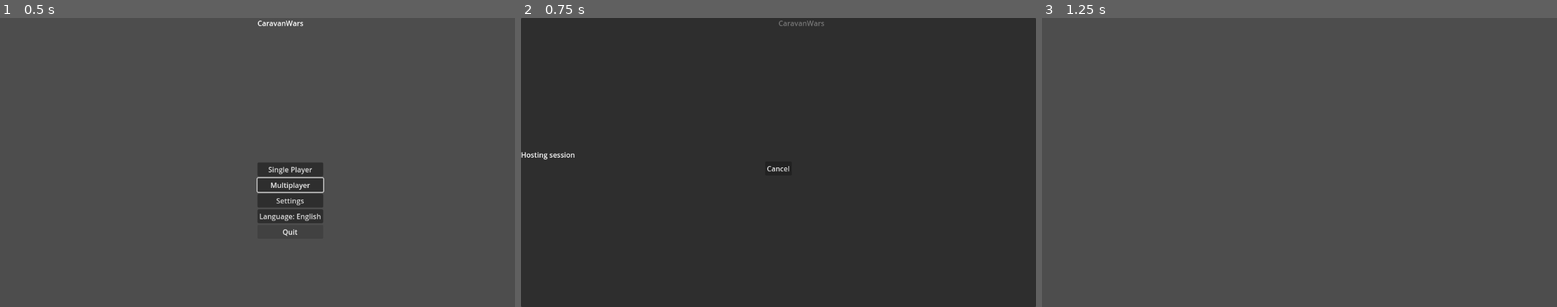
Above: before the commit, frames 1-3 (left to right).
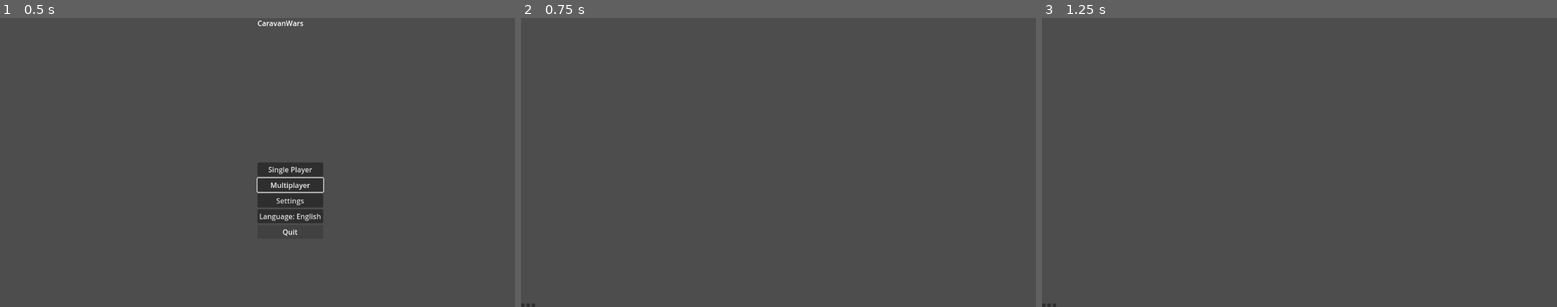
Above: after the commit, the same moments.

Repository: sepa79/CaravanWars
Game: Godot game, scene res://scenes/Main.tscn
The game is run twice, just before and just after one commit, with the same random seed, the same clock (stepped at 60 frames per second) and the same inputs.
Inputs:
- Up to frame 1 (0.5 s): no input
- Up to frame 2 (0.75 s): click "Single Player" at 0.5 s
- Up to frame 3 (1.25 s): no input

Frame 1 is identical in both runs. In frame 2, 100% of the frame differs, in the area x 0-100%, y 0-100%; in frame 3, less than 0.1%.
Error after the commit: Parse Error: Cannot infer the type of "pts" variable because the value doesn't have a set type. (res://ui/MapSetupScreen.gd:18)

Commit message:
feat: scaffold map setup screen

Diff:
--- a/game/autoload/Net.gd
+++ b/game/autoload/Net.gd
@@ -13,6 +13,7 @@
 var state: String = STATE_MENU
 var last_action: Callable = func() -> void: pass
 var fail_reason: String = ""
+var run_mode: String = ""
 
 func _log(msg: String) -> void:
     print("[Net] %s" % msg)
--- a/game/i18n/en.cfg
+++ b/game/i18n/en.cfg
@@ -33,6 +33,10 @@
 roles.observer="Observer"
 roles.admin="Admin"
 
+setup.title="Map Setup"
+setup.generate="Generate"
+setup.start="Start"
+
 errors.timeout="Connection timeout"
 errors.invalid_address="Invalid address"
 errors.version_mismatch="Version mismatch"
--- a/game/i18n/pl.cfg
+++ b/game/i18n/pl.cfg
@@ -33,6 +33,10 @@
 roles.observer="Obserwator"
 roles.admin="Administrator"
 
+setup.title="Ustawienia mapy"
+setup.generate="Generuj"
+setup.start="Start"
+
 errors.timeout="Przekroczono czas oczekiwania"
 errors.invalid_address="Nieprawidłowy adres"
 errors.version_mismatch="Niezgodność wersji"
--- a/game/scenes/StartMenu.gd
+++ b/game/scenes/StartMenu.gd
@@ -36,7 +36,8 @@
 
 func _on_single_player_pressed() -> void:
     _log("single player pressed")
-    Net.start_singleplayer()
+    Net.run_mode = "single"
+    App.goto_scene("res://ui/MapSetupScreen.tscn")
 
 func _on_multiplayer_pressed() -> void:
     _log("multiplayer pressed")
@@ -59,7 +60,8 @@
 
 func _on_host_pressed() -> void:
     _log("host pressed")
-    Net.start_host()
+    Net.run_mode = "host"
+    App.goto_scene("res://ui/MapSetupScreen.tscn")
 
 func _on_join_pressed() -> void:
     _log("join pressed")
--- /dev/null
+++ b/game/ui/MapSetupScreen.gd
@@ -0,0 +1,85 @@
+extends Control
+
+const MapGeneratorModule = preload("res://map/MapGenerator.gd")
+const CityPlacerModule = preload("res://map/CityPlacer.gd")
+
+class MapView:
+    extends Control
+    var map_data: Dictionary = {}
+    func set_map_data(data: Dictionary) -> void:
+        map_data = data
+        queue_redraw()
+    func _draw() -> void:
+        if map_data.is_empty():
+            return
+        var scale := min(size.x / CityPlacerModule.WIDTH, size.y / CityPlacerModule.HEIGHT)
+        var roads: Dictionary = map_data.get("roads", {})
+        for edge in roads.get("edges", {}).values():
+            var pts := edge.polyline
+            for i in range(pts.size() - 1):
+                draw_line(pts[i] * scale, pts[i + 1] * scale, Color.WHITE, 1.0)
+        for river in map_data.get("rivers", []):
+            for i in range(river.size() - 1):
+                draw_line(river[i] * scale, river[i + 1] * scale, Color.BLUE, 1.0)
+        for city in map_data.get("cities", []):
+            draw_circle(city * scale, 2.0, Color.RED)
+
+@onready var title_label: Label = $VBox/Title
+@onready var map_view: MapView = $VBox/MapView
+@onready var generate_button: Button = $VBox/Buttons/Generate
+@onready var start_button: Button = $VBox/Buttons/Start
+@onready var back_button: Button = $VBox/Buttons/Back
+@onready var main_ui: VBoxContainer = $VBox
+@onready var connecting_ui: Control = preload("res://scenes/Connecting.tscn").instantiate()
+
+var current_map: Dictionary = {}
+var previous_state: String = Net.state
+
+func _ready() -> void:
+    I18N.language_changed.connect(_update_texts)
+    Net.state_changed.connect(_on_net_state_changed)
+    add_child(connecting_ui)
+    generate_button.pressed.connect(_on_generate_pressed)
+    start_button.pressed.connect(_on_start_pressed)
+    back_button.pressed.connect(_on_back_pressed)
+    _update_texts()
+    _generate_map()
+    _on_net_state_changed(Net.state)
+
+func _update_texts() -> void:
+    title_label.text = I18N.t("setup.title")
+    generate_button.text = I18N.t("setup.generate")
+    start_button.text = I18N.t("setup.start")
+    back_button.text = I18N.t("menu.back")
+
+func _generate_map() -> void:
+    var seed := Time.get_ticks_msec()
+    var generator := MapGeneratorModule.new(seed)
+    current_map = generator.generate()
+    map_view.set_map_data(current_map)
+
+func _on_generate_pressed() -> void:
+    _generate_map()
+
+func _on_start_pressed() -> void:
+    match Net.run_mode:
+        "single":
+            Net.start_singleplayer()
+        "host":
+            Net.start_host()
+    # other modes ignored
+
+func _on_back_pressed() -> void:
+    Net.run_mode = ""
+    App.goto_scene("res://scenes/StartMenu.tscn")
+
+func _on_net_state_changed(state: String) -> void:
+    if state == Net.STATE_READY:
+        App.goto_scene("res://scenes/Game.tscn")
+    elif state == Net.STATE_MENU and previous_state != Net.STATE_MENU:
+        App.goto_scene("res://scenes/StartMenu.tscn")
+    elif state == Net.STATE_MENU:
+        main_ui.visible = true
+    else:
+        main_ui.visible = false
+    previous_state = state
--- /dev/null
+++ b/game/ui/MapSetupScreen.tscn
@@ -0,0 +1,32 @@
+[gd_scene load_steps=2 format=3]
+
+[ext_resource path="res://ui/MapSetupScreen.gd" type="Script" id=1]
+[ext_resource path="res://ui/MapSetupScreen.gd::MapView" type="Script" id=2]
+
+[node name="MapSetupScreen" type="Control"]
+anchor_right = 1.0
+anchor_bottom = 1.0
+script = ExtResource(1)
+
+[node name="VBox" type="VBoxContainer" parent="."]
+anchor_right = 1.0
+anchor_bottom = 1.0
+size_flags_horizontal = 3
+size_flags_vertical = 3
+
+[node name="Title" type="Label" parent="VBox"]
+
+[node name="MapView" type="Control" parent="VBox"]
+custom_minimum_size = Vector2(400, 300)
+size_flags_horizontal = 3
+size_flags_vertical = 3
+script = ExtResource(2)
+
+[node name="Buttons" type="HBoxContainer" parent="VBox"]
+size_flags_horizontal = 3
+
+[node name="Generate" type="Button" parent="VBox/Buttons"]
+
+[node name="Start" type="Button" parent="VBox/Buttons"]
+
+[node name="Back" type="Button" parent="VBox/Buttons"]
Not shown, added: docs/i18n/Strings_Catalog_P3_MapSetup.md
